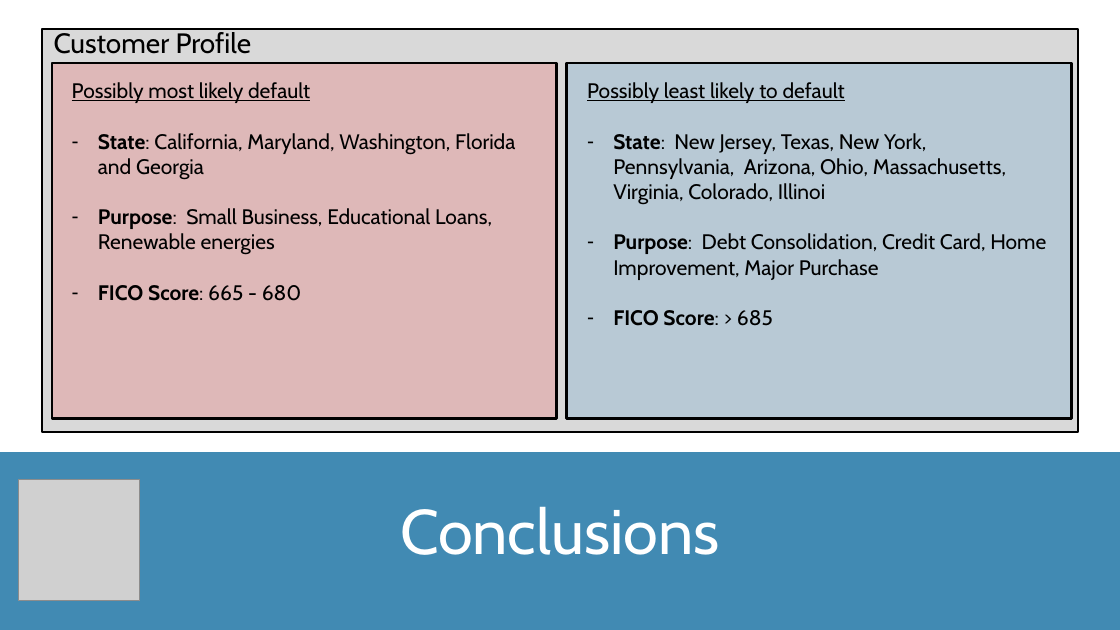
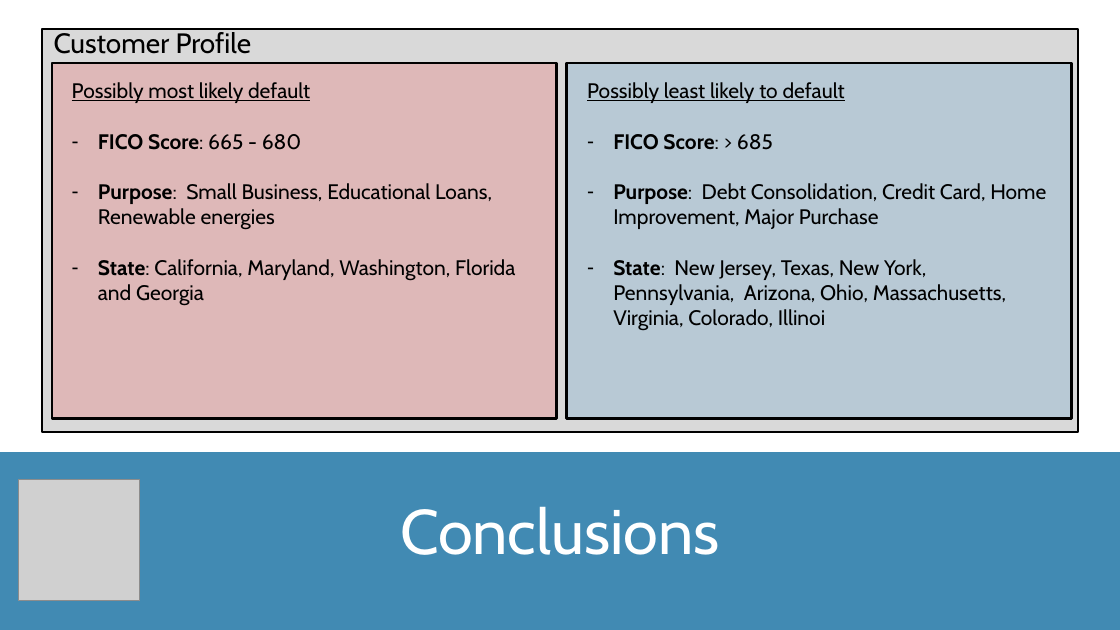
Before and after one commit to TomW49/final_proj_cc, a slide deck: slide 12 of documentation/loan_defaults_presentation.pptx. Drawn at 1120x630 pixels with LibreOffice and Linux fonts; fonts in the diff are those of the drawing; grey boxes stand for pictures. Boxes give left, top, right and bottom in pixels: in the first picture for what was removed or moved away, otherwise in the second. Text is boxed around its words. In the diff, an @@ line names an element or a change of style, - is before the commit and + after.

Commit message:
presentation complete

```diff
--- a/documentation/loan_defaults_presentation.pptx
+++ b/documentation/loan_defaults_presentation.pptx
@@ text at (98, 134, 492, 230): paragraphs added @@
+– FICO Score: 665 - 680
+– Purpose: Small Business, Educational Loans, Renewable energies
@@ text at (613, 134, 1046, 229): paragraphs added @@
+– FICO Score: > 685
+– Purpose: Debt Consolidation, Credit Card, Home Improvement, Major Purchase
@@ text at (98, 208, 492, 301): paragraphs removed @@
-– Purpose: Small Business, Educational Loans, Renewable energies
-– FICO Score: 665 - 680
@@ text at (613, 233, 1046, 326): paragraphs removed @@
-– Purpose: Debt Consolidation, Credit Card, Home Improvement, Major Purchase
-– FICO Score: > 685
```
